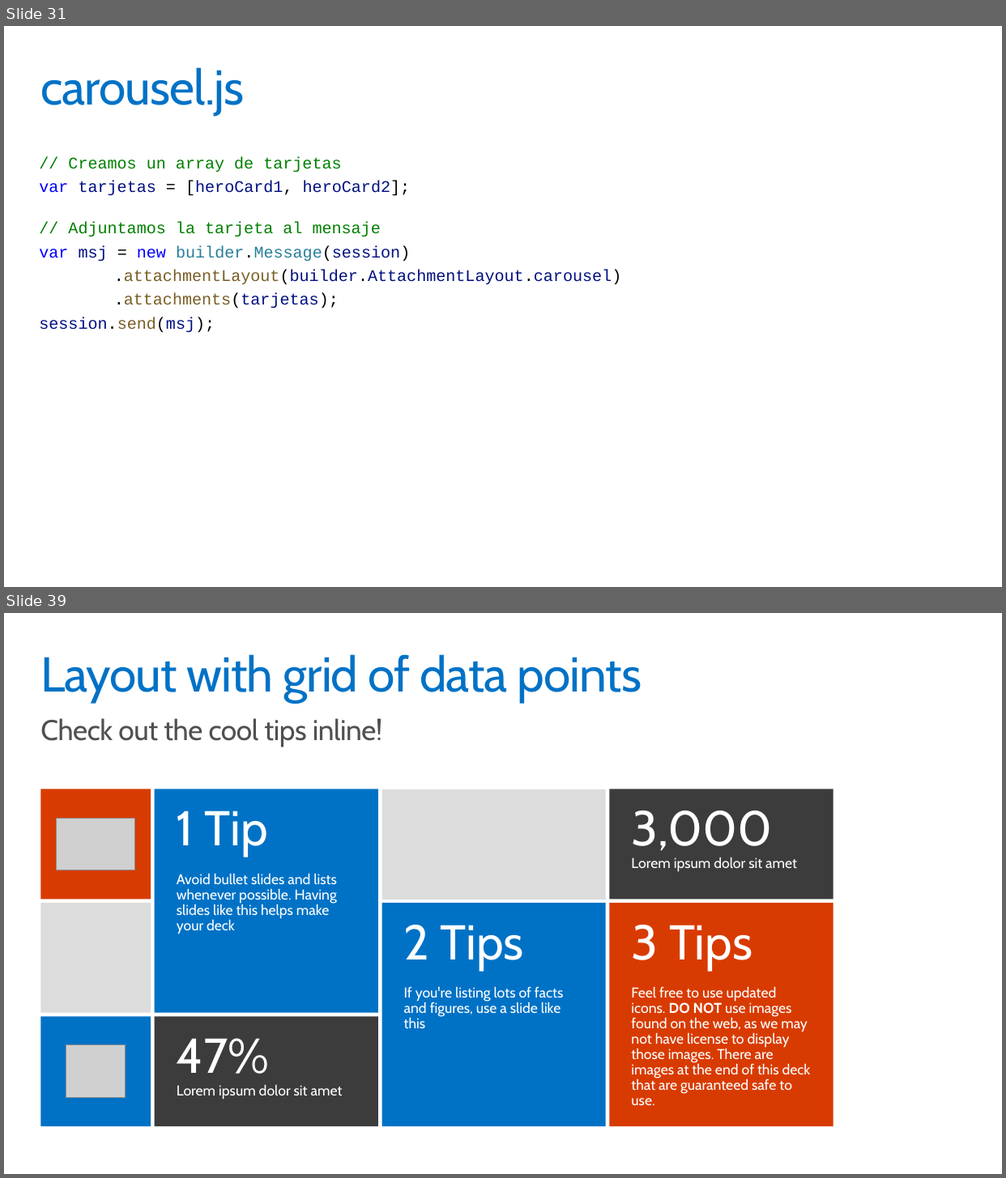
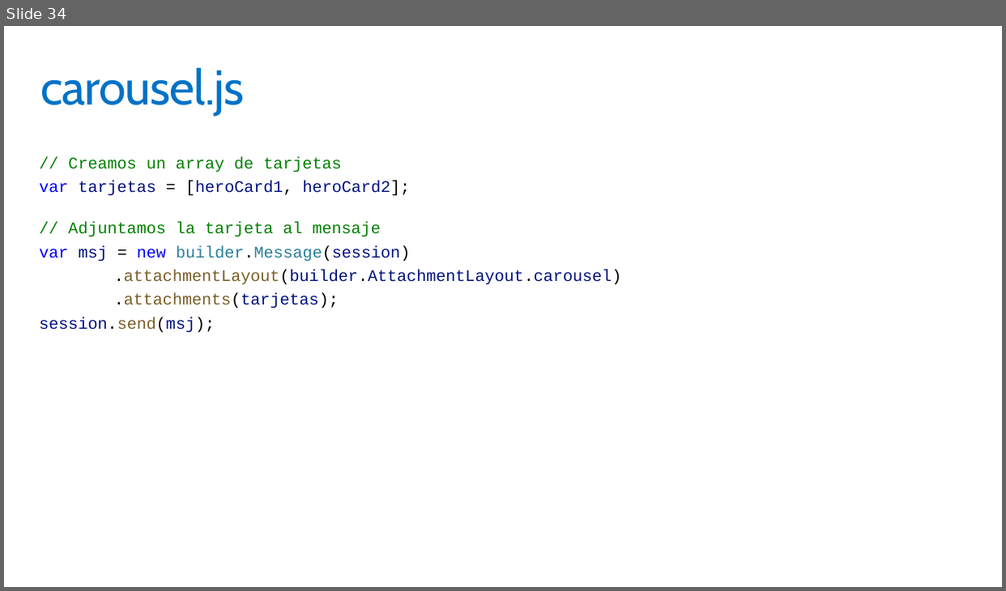
Before and after one commit to gespinosa1986/bot-framework-tutorial, a slide deck: 1. Introducción a Microsoft Bot Framework/Introducción a Microsoft Bot Framework con Node.pptx. Shown one above the other, each under a label of ours: slides 31 and 39 before the commit, slide 34 after it; the slides between them are not shown. The pictures are 1006x1178 and 1006x591 pixels, drawn with LibreOffice and Linux fonts; fonts in the diff are those of the drawing; grey boxes stand for pictures. Boxes give left, top, right and bottom in pixels: in the first picture for what was removed or moved away, otherwise in the second. Text is boxed around its words. In the diff, an @@ line names an element or a change of style, - is before the commit and + after.

```diff
--- a/1. Introducción a Microsoft Bot Framework/Introducción a Microsoft Bot Framework con Node.pptx
+++ b/1. Introducción a Microsoft Bot Framework/Introducción a Microsoft Bot Framework con Node.pptx
@@ slide 39 removed at (4,613,1002,1174), background #FFFFFF @@
@@ title removed at (40,654,641,702) @@
-Layout with grid of data points
@@ text removed at (40,718,383,747) @@
-Check out the cool tips inline!
@@ rectangle removed at (40,789,151,899) @@
@@ rectangle removed at (155,789,378,1013) @@
-1 Tip
-Avoid bullet slides and lists whenever possible. Having slides like this helps make your deck
@@ rectangle removed at (382,790,606,900) @@
@@ rectangle removed at (609,789,833,899) @@
-3,000
-Lorem ipsum dolor sit amet
@@ picture removed at (57,819,135,870) @@
@@ rectangle removed at (40,903,151,1013) @@
@@ rectangle removed at (382,903,606,1127) @@
-2 Tips
-If you're listing lots of facts and figures, use a slide like this
@@ rectangle removed at (609,903,833,1127) @@
-3 Tips
-Feel free to use updated icons. DO NOT use images found on the web, as we may not have license to display those images. There are images at the end of this deck that are guaranteed safe to use.
@@ rectangle removed at (40,1016,151,1127) @@
@@ rectangle removed at (155,1016,378,1127) @@
-47%
-Lorem ipsum dolor sit amet
@@ picture removed at (66,1046,125,1098) @@
@@ what was slide 31 is now slide 34 @@
```
Also in this commit, not shown: 7 slides changed, 7 slides added, 21 other slides removed, 6 other files.
